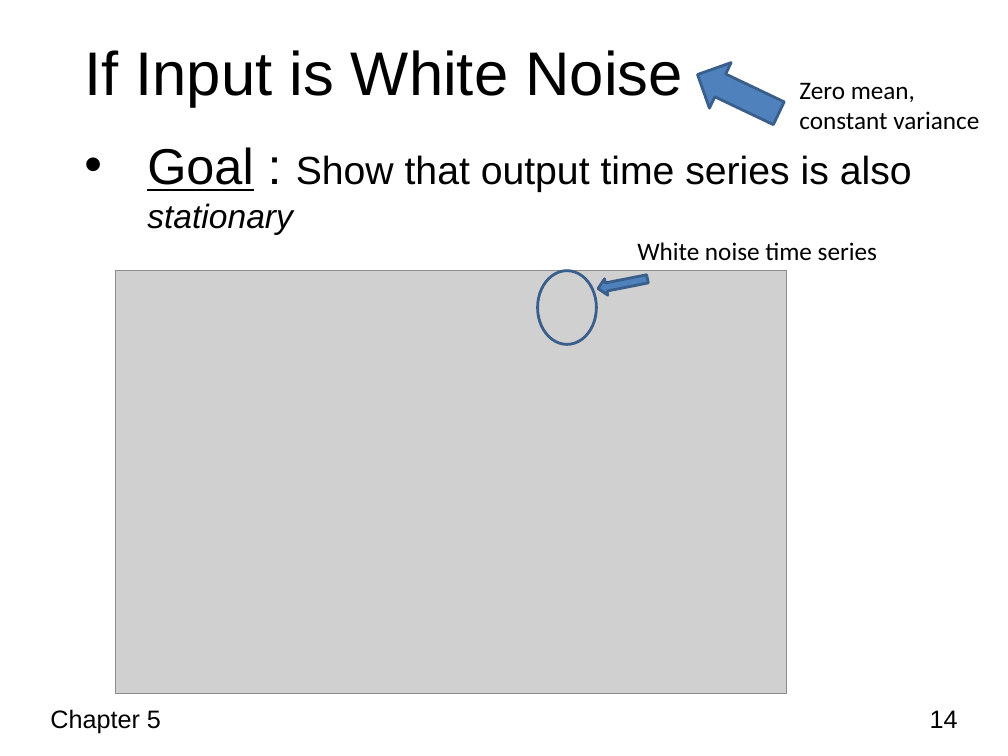
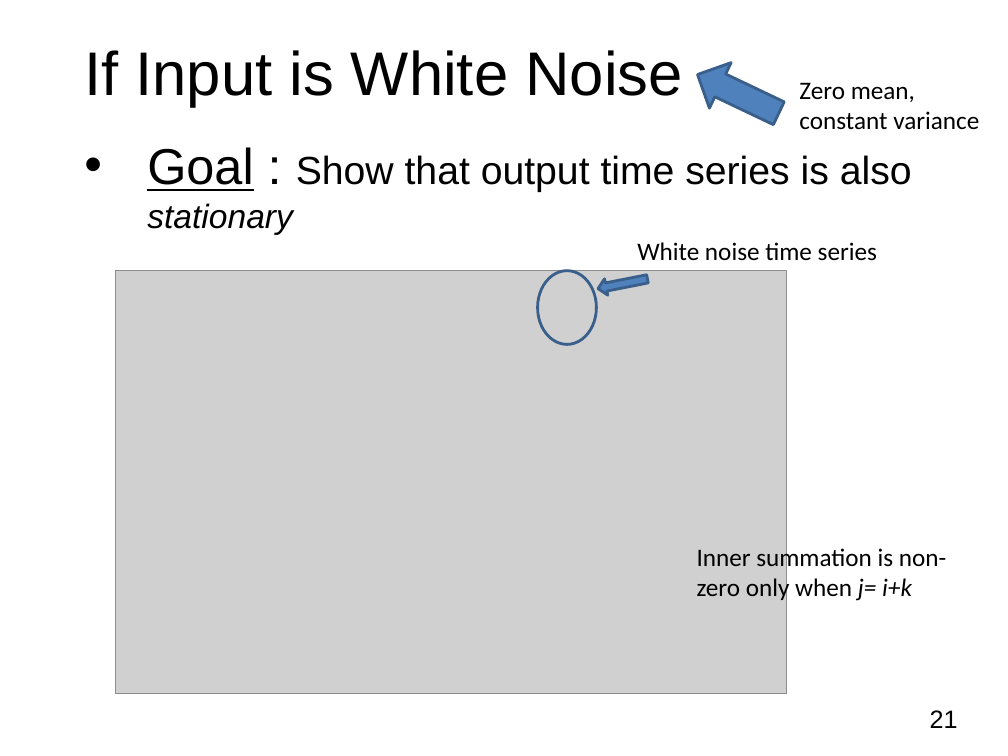
Before and after one commit to kefuzhu/University-of-Rochester, a slide deck: slide 21 of DSC475/Lecture-Slides/Chapter5_ARMA_Part1.pptx (slide 14 before the commit). Drawn at 1008x756 pixels with LibreOffice and Linux fonts; fonts in the diff are those of the drawing; grey boxes stand for pictures; background and template pictures are left out. Boxes give left, top, right and bottom in pixels: in the first picture for what was removed or moved away, otherwise in the second. Text is boxed around its words. In the diff, an @@ line names an element or a change of style, - is before the commit and + after.

```diff
--- a/DSC475/Lecture-Slides/Chapter5_ARMA_Part1.pptx
+++ b/DSC475/Lecture-Slides/Chapter5_ARMA_Part1.pptx
@@ text added at (697,545,946,603), 18 pt, text #000000 @@
+Inner summation is non-zero only when j= i+k
@@ text removed at (50,709,161,733) @@
-Chapter 5
@@ page number at (930,710,958,728): text changed @@
-14
+21
```
Also in this commit, not shown: 11 other slides changed, 15 slides added, 1 slide removed, 1 other file.
